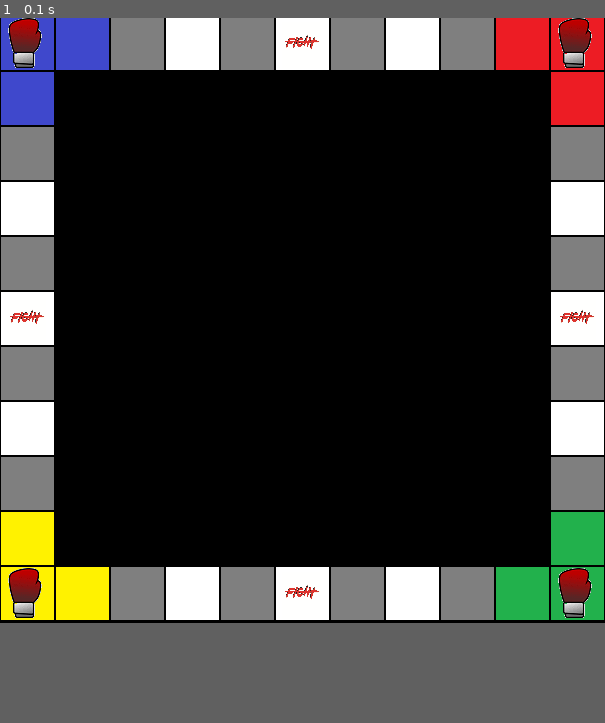
Above: before the commit, frame 1.
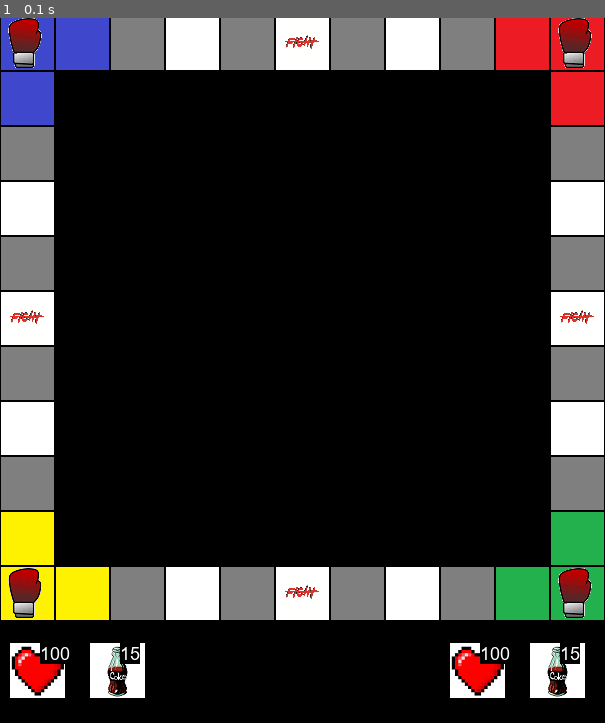
Above: after the commit, the same moment.

Repository: AmazingPaper/PrjWk2
Game: pygame game, started from PyGameLoop.py
Same seed, same stepped clock (60 frames per second), same inputs: the game is played once before the commit and once after it.
Inputs:
- Up to frame 1 (0.1 s): no input
In our replay, the window is 605x605 before the commit and 605x705 after it. These sizes can differ from the game's own. Grey fills any space a smaller window leaves; there, only what the larger window draws over its background counts as a difference.

The runs differ from the first frame. In frame 1, 2.3% of the frame differs, in the area x 1-97%, y 88-97%.

Commit message:
added the lifepoint and condition points for 2 players

Diff:
--- a/Player.py
+++ b/Player.py
@@ -1,8 +1,17 @@
 import pygame
+
+LIFEPOINTS = 8
+CONDITIONPOINTS = 9
+resources = [LIFEPOINTS,CONDITIONPOINTS]
+
 
 PLAYERRED = pygame.image.load('Tiles/PlayerRed.gif')
 #the position of the player [x,y]
 playerRedPos = [10,0]
+inventoryRed = {
+                LIFEPOINTS          : 100,
+                CONDITIONPOINTS     : 15
+            }
 
 PLAYERBLUE = pygame.image.load('Tiles/PlayerRed.gif')
 playerBluePos = [0,0]
--- a/PyGameLoop.py
+++ b/PyGameLoop.py
@@ -11,7 +11,7 @@
 TILESIZE  = 55
 MAPWIDTH  = 11
 MAPHEIGHT = 11
-DISPLAYSURF = pygame.display.set_mode((MAPWIDTH*TILESIZE, MAPHEIGHT*TILESIZE))
+DISPLAYSURF = pygame.display.set_mode((MAPWIDTH*TILESIZE, MAPHEIGHT*TILESIZE + 100))
 pygame.display.set_caption('Survivor')                          # Title of project
 
 
@@ -28,6 +28,23 @@
         #draw the resource at that position in the tilemap, using the correct colour
         DISPLAYSURF.blit(textures[tilemap[row][column]], (column*TILESIZE, row*TILESIZE-2))
         # Blit image on the certain Row and Column and -2 is because of the centering on the tile
+INVFONT = pygame.font.Font('arial.ttf',18)
+placePosition = 10
+for item in resources:
+    DISPLAYSURF.blit(textures[item],(placePosition,MAPHEIGHT*TILESIZE+20))
+    placePosition += 30
+    #add the text showing the amount in the inventory
+    textObj = INVFONT.render(str(inventoryRed[item]), True, WHITE, BLACK)
+    DISPLAYSURF.blit(textObj,(placePosition,MAPHEIGHT*TILESIZE+20))
+    placePosition += 50
+placePosition = 450
+for item in resources:
+    DISPLAYSURF.blit(textures[item],(placePosition,MAPHEIGHT*TILESIZE+20))
+    placePosition += 30
+    #add the text showing the amount in the inventory
+    textObj = INVFONT.render(str(inventoryRed[item]), True, WHITE, BLACK)
+    DISPLAYSURF.blit(textObj,(placePosition,MAPHEIGHT*TILESIZE+20))
+    placePosition += 50
 
 
 while not crashed:
--- a/Tile.py
+++ b/Tile.py
@@ -13,6 +13,8 @@
 IDLETILE = 5
 IDLETILE2 = 6
 BLANK = 7
+LIFEPOINTS = 8
+CONDITIONPOINTS = 9
 
 
 #a dictionary tiles to the colors
@@ -24,7 +26,9 @@
                 CORNERGREEN : pygame.image.load('Tiles/GreenTile.png'),
                 IDLETILE   : pygame.image.load('Tiles/WhiteTile.png'),
                 IDLETILE2  : pygame.image.load('Tiles/GreyTile.png'),
-                BLANK       : pygame.image.load('Tiles/BlackTile.png')
+                BLANK       : pygame.image.load('Tiles/BlackTile.png'),
+                LIFEPOINTS  : pygame.image.load('Tiles/Lifepoints.png'),
+                CONDITIONPOINTS : pygame.image.load('Tiles/Conditionpoints.png')
             } #Image for the tile
 
 #a list representing our tilemap
Binary file added: Tiles/Conditionpoints.png
Binary file added: Tiles/Lifepoints.jpg
Binary file added: Tiles/Lifepoints.png
Binary file added: arial.ttf
